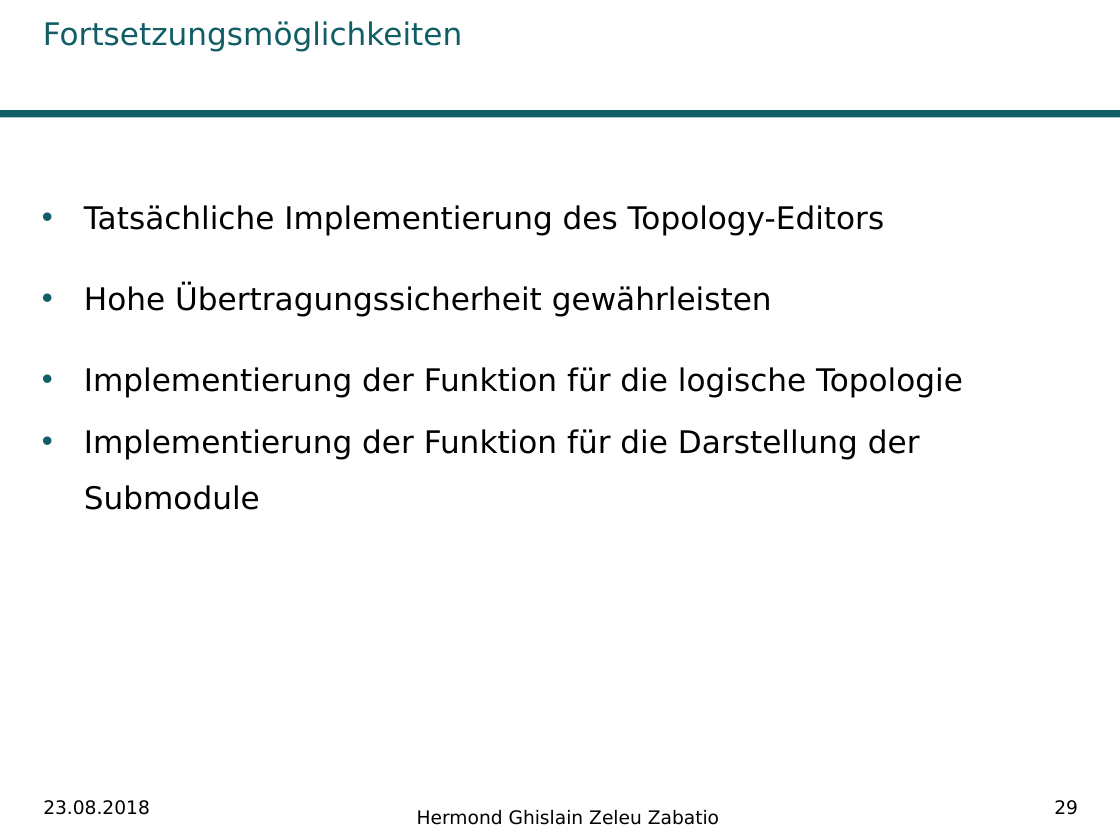
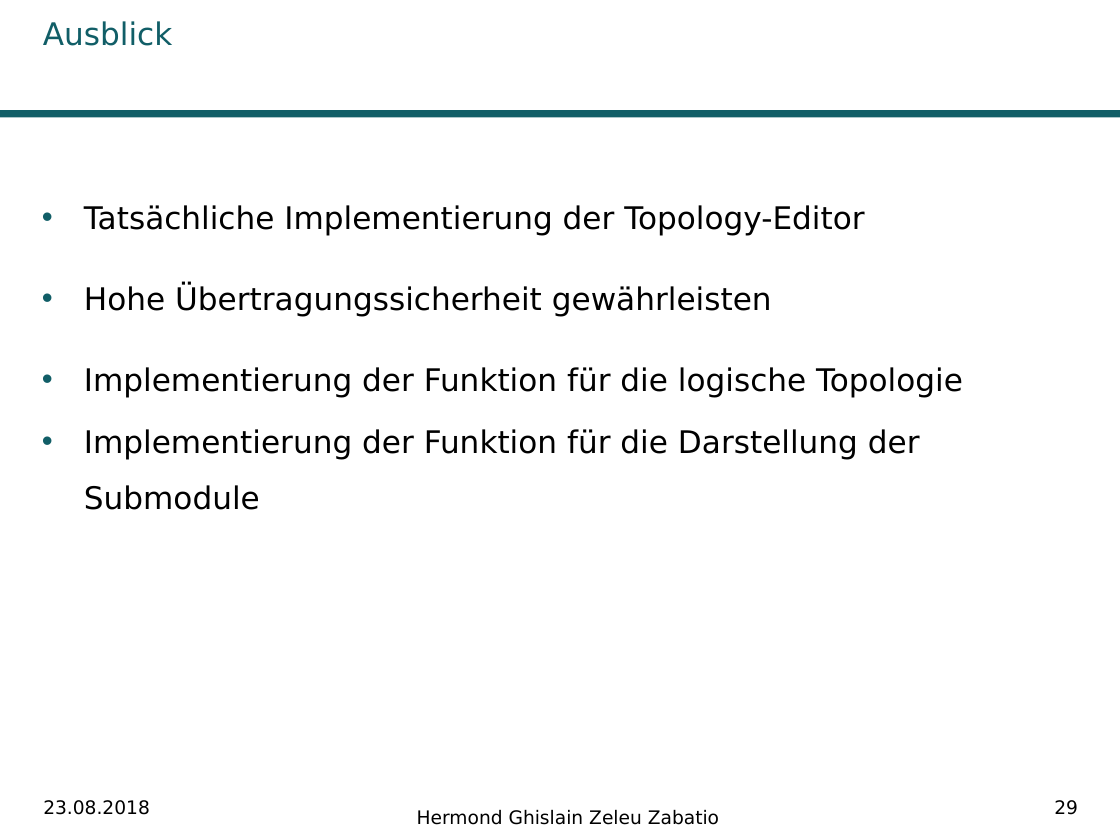
Before and after one commit to Ghislain1/zoe-fb-app, a slide deck: slide 29 of Master-Abschluss.pptx. Drawn at 1120x840 pixels with LibreOffice and Linux fonts; fonts in the diff are those of the drawing; background and template pictures are left out. Boxes give left, top, right and bottom in pixels: in the first picture for what was removed or moved away, otherwise in the second. Text is boxed around its words. In the diff, an @@ line names an element or a change of style, - is before the commit and + after.

```diff
--- a/Master-Abschluss.pptx
+++ b/Master-Abschluss.pptx
@@ title at [43,21,172,46]: text changed @@
-Fortsetzungsmöglichkeiten
+Ausblick
@@ text at [84,205,864,235]: text changed @@
-• Tatsächliche Implementierung des Topology-Editors
+• Tatsächliche Implementierung der Topology-Editor
```
Also in this commit, not shown: 14 other slides changed, 1 other file.
